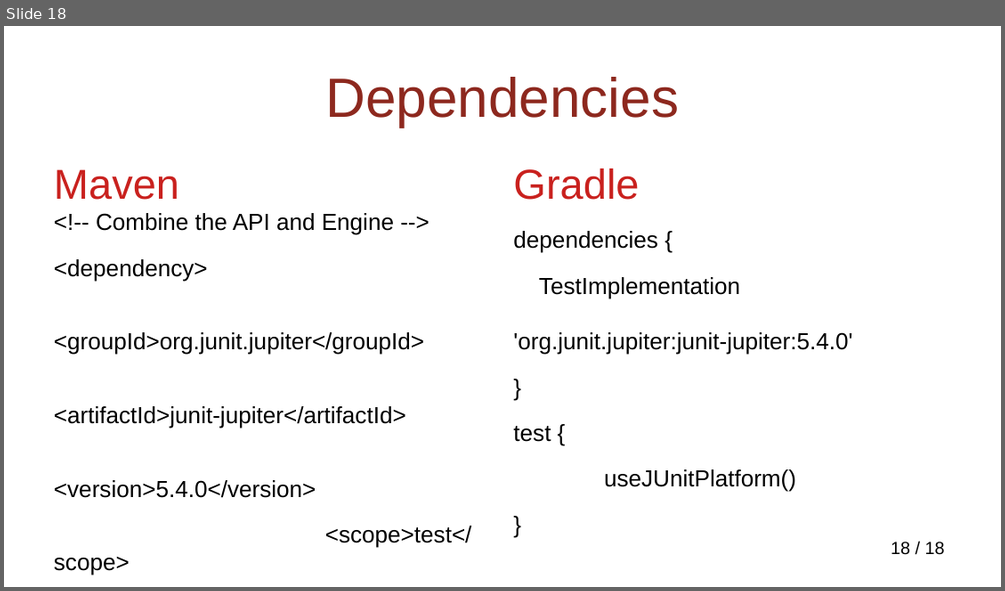
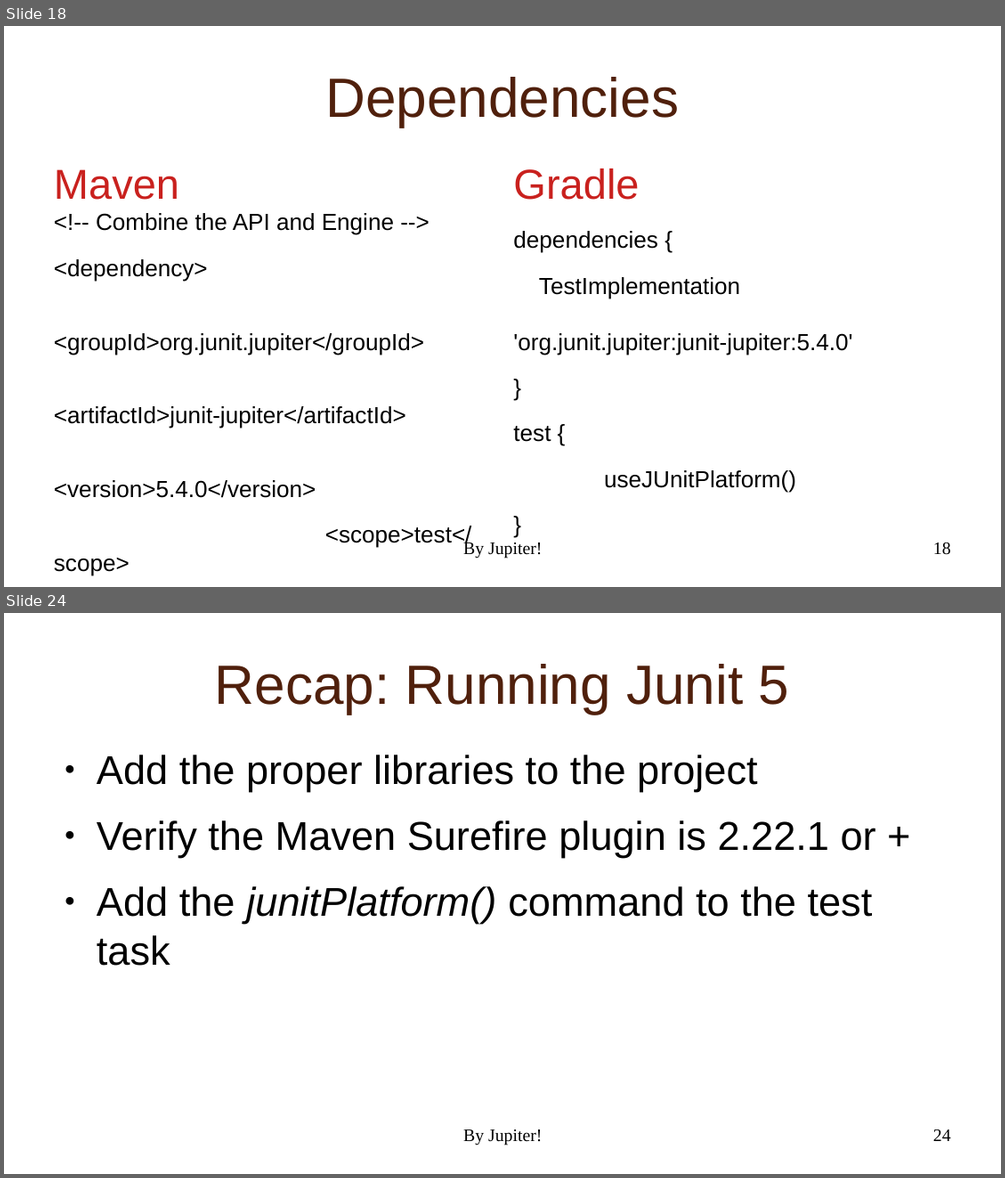
Before and after one commit to NextPoorSlob/JUnit5-Presentation-Sample-Code, a slide deck: ByJupiter.odp. Shown one above the other, each under a label of ours: slide 18 before the commit, slides 18 and 24 after it; the slides between them are not shown. The pictures are 1005x591 and 1005x1178 pixels, drawn with LibreOffice and Linux fonts; fonts in the diff are those of the drawing; background and template pictures are left out. Boxes give left, top, right and bottom in pixels: in the first picture for what was removed or moved away, otherwise in the second. Text is boxed around its words. In the diff, an @@ line names an element or a change of style, - is before the commit and + after.

```diff
--- a/ByJupiter.odp
+++ b/ByJupiter.odp
@@ slide 24 added at (4, 613, 1001, 1174), background picture (left out); not listed: 1 template element that a slide beside it also shows @@
@@ title added at (215, 664, 789, 714), 44 pt, text #50200C @@
+Recap: Running Junit 5
@@ text added at (97, 755, 876, 965), 32 pt, text #000000 @@
+● Add the proper libraries to the project
+● Verify the Maven Surefire plugin is 2.22.1 or +
+● Add the junitPlatform() command to the test task
@@ text added at (463, 1129, 542, 1145), 14 pt, text #000000 @@
+By Jupiter!
@@ slide 18 changed as well @@
@@ title "Dependencies" at (325, 77, 679, 127): text colour #8D281E to #50200C @@
@@ text added at (463, 540, 542, 558), 14 pt, text #000000 @@
+By Jupiter!
@@ page number at (933, 542, 951, 555): text changed; font Arial to Times New Roman @@
-18 / 18
+18
```
Also in this commit, not shown: 17 other slides changed, 15 other slides added.
